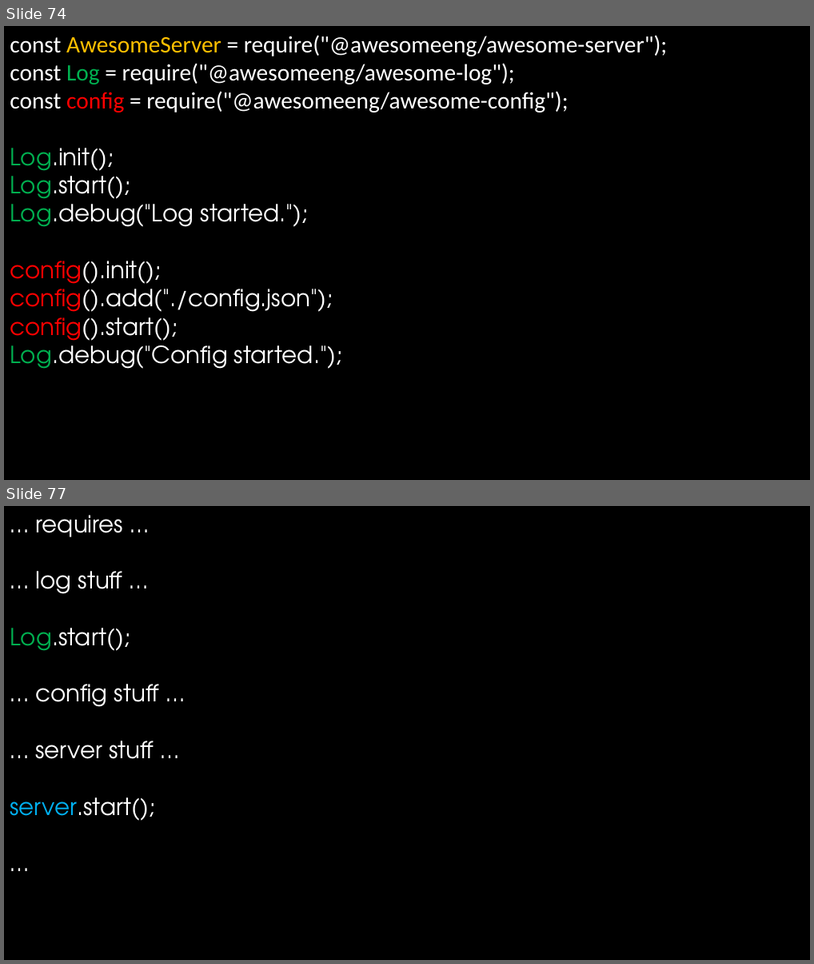
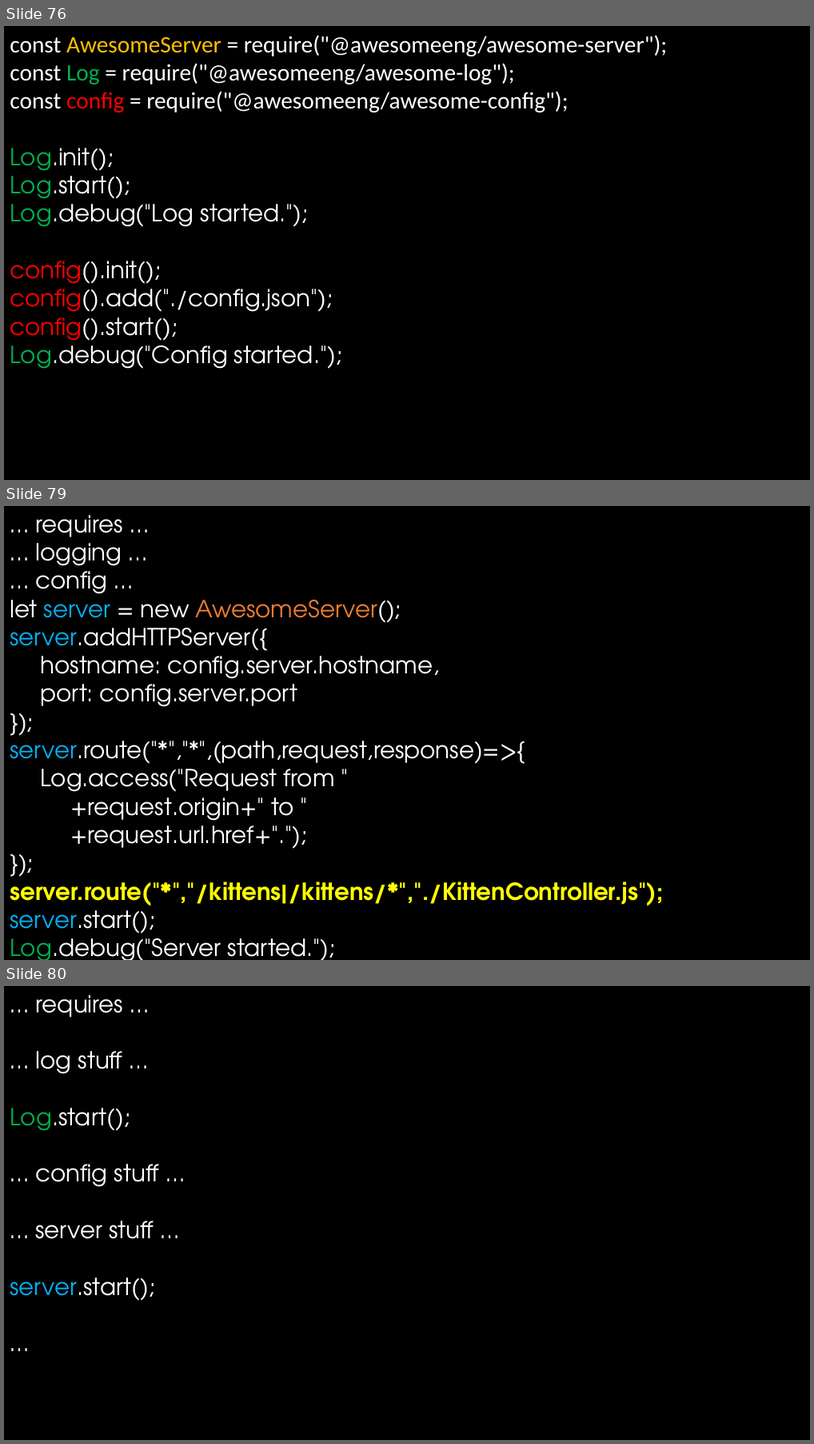
Before and after one commit to arei/talks, a slide deck: BuildingAwesome/BuildingAwesome.pptx. Shown one above the other, each under a label of ours: slides 74 and 77 before the commit, slides 76, 79 and 80 after it; the slides between them are not shown. The pictures are 814x964 and 814x1444 pixels, drawn with LibreOffice and Linux fonts; fonts in the diff are those of the drawing. Boxes give left, top, right and bottom in pixels: in the first picture for what was removed or moved away, otherwise in the second. Text is boxed around its words. In the diff, an @@ line names an element or a change of style, - is before the commit and + after.

Commit message:
Final version BuildingAwesome.

```diff
--- a/BuildingAwesome/BuildingAwesome.pptx
+++ b/BuildingAwesome/BuildingAwesome.pptx
@@ slide 79 added at (4,506,810,960), background #000000 @@
@@ text added at (10,515,663,960), 28 pt, text #FFFFFF @@
+… requires …
+… logging …
+… config …
+let server = new AwesomeServer();
+server.addHTTPServer({
+hostname: config.server.hostname,
+port: config.server.port
+});
+server.route("*","*",(path,request,response)=>{
+Log.access("Request from "
++request.origin+" to "
++request.url.href+".");
+});
+server.route("*","/kittens|/kittens/*","./KittenController.js");
+server.start();
+Log.debug("Server started.");
@@ what was slide 74 is now slide 76 @@
@@ what was slide 77 is now slide 80 @@
```
Also in this commit, not shown: 3 slides changed, 2 other slides added.
